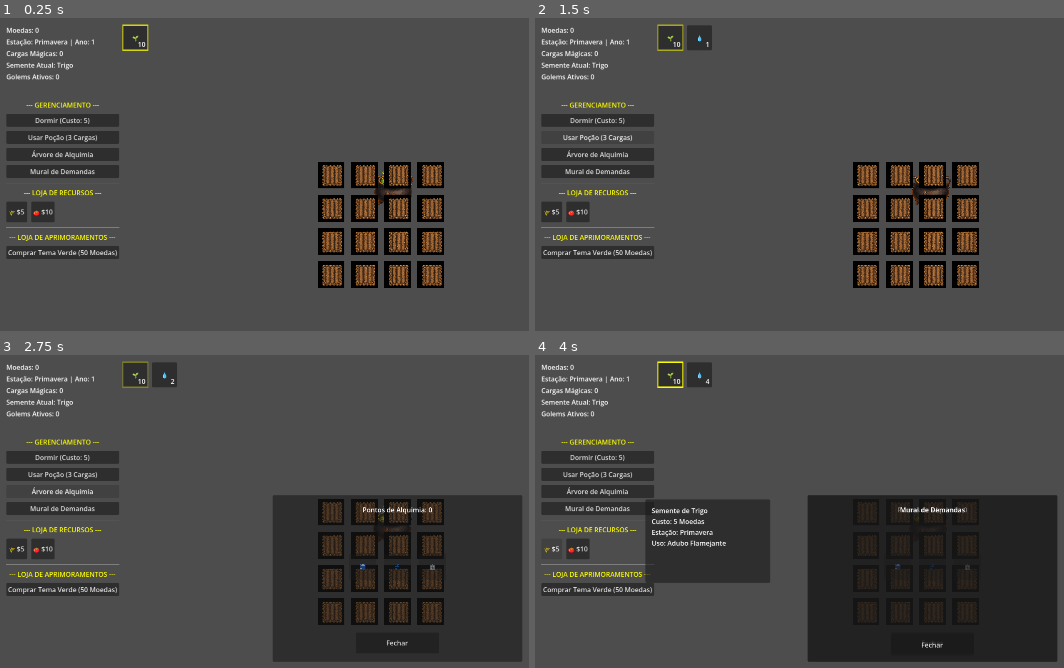
Above: before the commit, frames 1-4 (two rows, left to right).
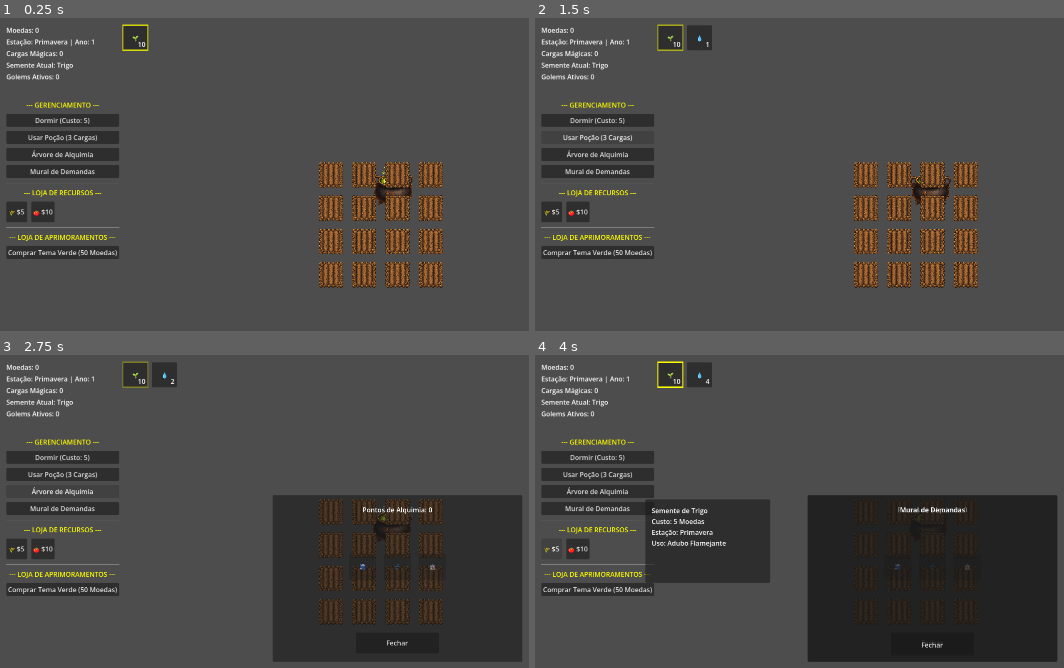
Above: after the commit, the same moments.

Repository: LeandroSatsuki/Cauldron-Crops
Game: Godot game, scene res://Scenes/Main.tscn
Two runs of this game, one before a commit and one after it. Both use one fixed random seed, a clock stepped at 60 frames per second and the inputs below.
Inputs:
- Up to frame 1 (0.25 s): no input
- Up to frame 2 (1.5 s): click "Dormir (Custo: 5)" at 0.5 s; click "Usar Poção (3 Cargas)" at 1.25 s
- Up to frame 3 (2.75 s): click "Árvore de Alquimia" at 2 s
- Up to frame 4 (4 s): click "Mural de Demandas" at 2.75 s; click "🌾 $5" at 3.5 s

The runs differ from the first frame. In frame 1, 5.5% of the frame differs, in the area x 60-84%, y 46-87%; in frame 2, 5.5%; in frame 3, 3.4%; in frame 4, 0.2%.

Commit message:
refatoracao do visual do lote para texturas individuais corrigindo margens

Diff:
--- a/Scenes/FarmPlot.tscn
+++ b/Scenes/FarmPlot.tscn
@@ -1,7 +1,7 @@
 [gd_scene format=3 uid="uid://bj5sla83koseg"]
 
 [ext_resource type="Script" uid="uid://b0bhjcjmm0cyq" path="res://Scripts/FarmPlot.gd" id="1_farmplot_script"]
-[ext_resource type="Texture2D" path="res://Assets/lote_sheet.png" id="2_lotesheet"]
+[ext_resource type="Texture2D" path="res://Assets/seca.png" id="2_seca"]
 
 [sub_resource type="RectangleShape2D" id="RectangleShape2D_farmplot"]
 size = Vector2(64, 64)
@@ -12,9 +12,7 @@
 [node name="Sprite2D" type="Sprite2D" parent="."]
 texture_filter = 1
 scale = Vector2(0.125, 0.125)
-texture = ExtResource("2_lotesheet")
-hframes = 2
-vframes = 2
+texture = ExtResource("2_seca")
 
 [node name="ColorRect" type="ColorRect" parent="." unique_id=275089934]
 offset_left = -32.0
--- a/Scripts/FarmPlot.gd
+++ b/Scripts/FarmPlot.gd
@@ -1,4 +1,10 @@
 extends Area2D
+
+const TEX_SECA = preload("res://Assets/seca.png")
+const TEX_MOLHADA = preload("res://Assets/molhada.png")
+# Texturas futuras preparadas
+const TEX_SECA_ADUBADA = preload("res://Assets/seca_adubada.png")
+const TEX_MOLHADA_ADUBADA = preload("res://Assets/molhada_adubada.png")
 
 # Máquina de estados simples
 enum State {
@@ -61,7 +67,7 @@
 					regado = true
 					_atualizar_visual()
 					print("Lote Regado!")
-					$Sprite2D.frame = 2
+					$Sprite2D.texture = TEX_MOLHADA
 					if estado_atual == State.CRESCENDO:
 						timer.start(timer.time_left * 0.8)
 			else:
@@ -156,7 +162,7 @@
 			# Reseta o estado para VAZIO
 			estado_atual = State.VAZIO
 			regado = false
-			$Sprite2D.frame = 0
+			$Sprite2D.texture = TEX_SECA
 			_atualizar_visual()
 			semente_atual = {}
 			semente_id_plantada = ""
@@ -193,7 +199,7 @@
 	if visual_regado:
 		visual_regado.visible = regado
 	if has_node("Sprite2D"):
-		$Sprite2D.frame = 2 if regado else 0
+		$Sprite2D.texture = TEX_MOLHADA if regado else TEX_SECA
 	match estado_atual:
 		State.VAZIO:
 			color_rect.color = Color(0, 0, 0, 0)
Not shown, added: Assets/lote_sheet.png.import
Binary file added: Assets/molhada.png
Binary file added: Assets/molhada_adubada.png
Binary file added: Assets/seca.png
Binary file added: Assets/seca_adubada.png
